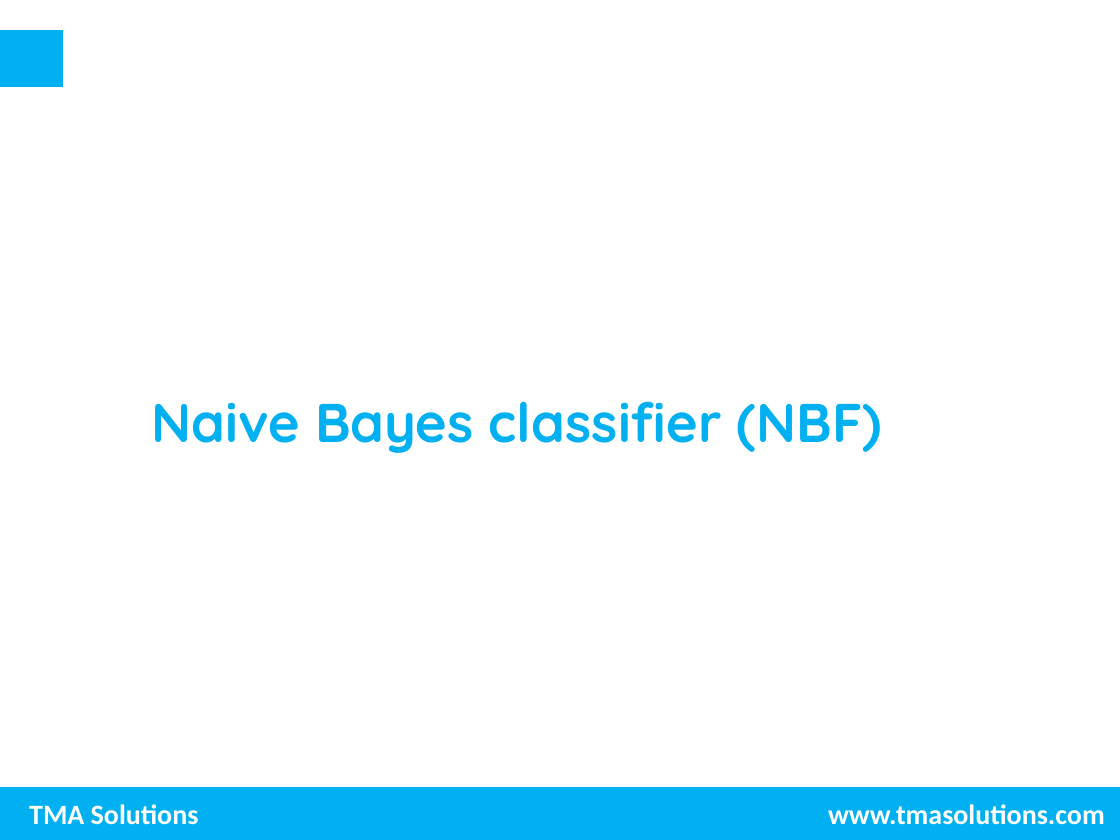
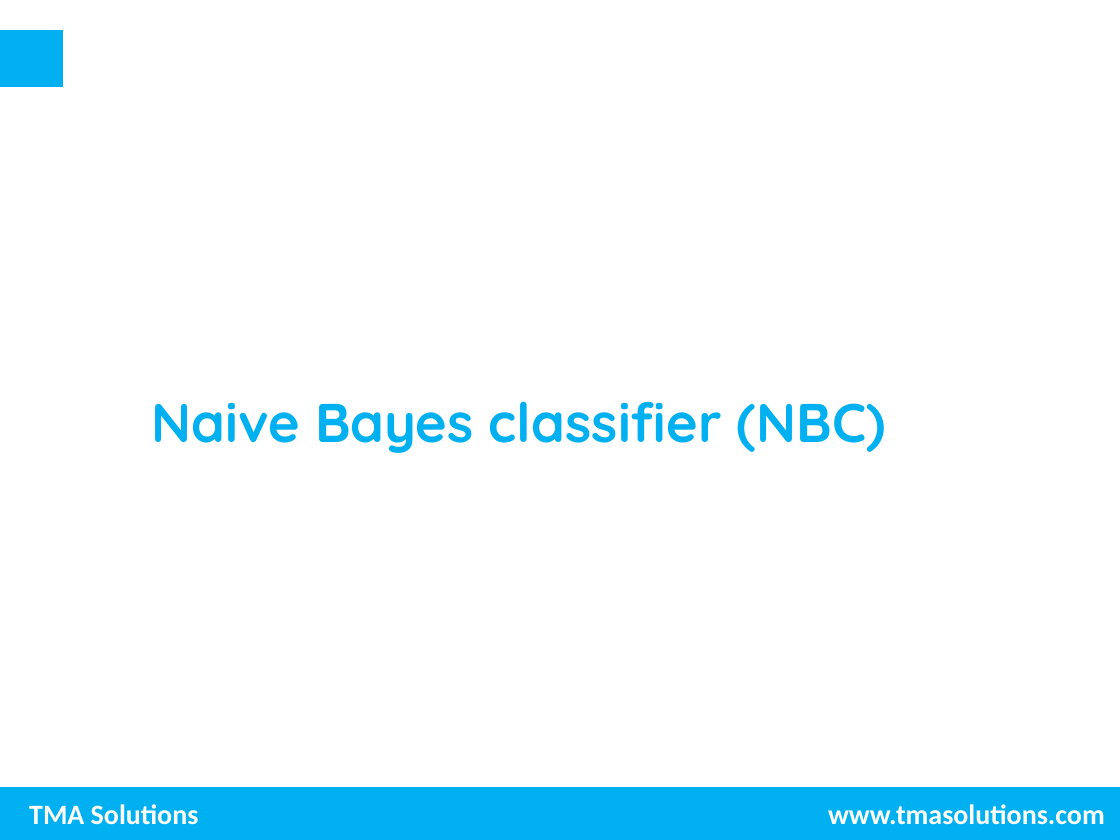
Before and after one commit to trungnghia2009/MachineLearning, a slide deck: slide 12 of Naive Bayes.pptx. Drawn at 1120x840 pixels with LibreOffice and Linux fonts; fonts in the diff are those of the drawing; background and template pictures are left out. Boxes give left, top, right and bottom in pixels: in the first picture for what was removed or moved away, otherwise in the second. Text is boxed around its words. In the diff, an @@ line names an element or a change of style, - is before the commit and + after.

Commit message:
fix

```diff
--- a/Naive Bayes.pptx
+++ b/Naive Bayes.pptx
@@ subtitle at box(151, 401, 886, 453): text changed @@
-Naive Bayes classifier (NBF)
+Naive Bayes classifier (NBC)
```
